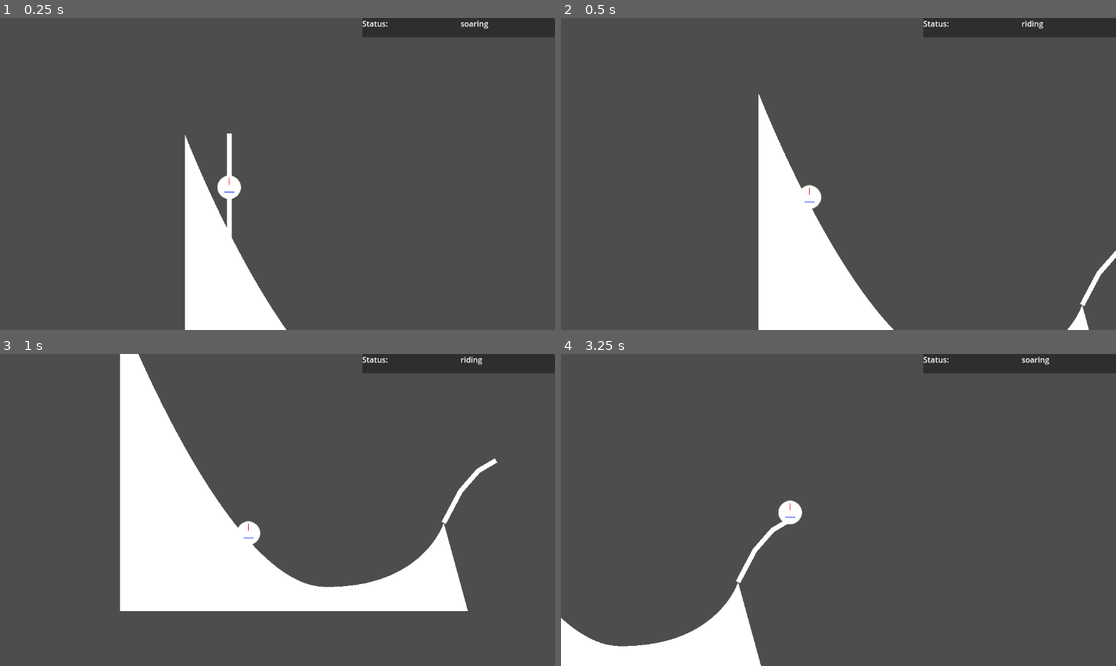
Above: before the commit, frames 1-4 (two rows, left to right).
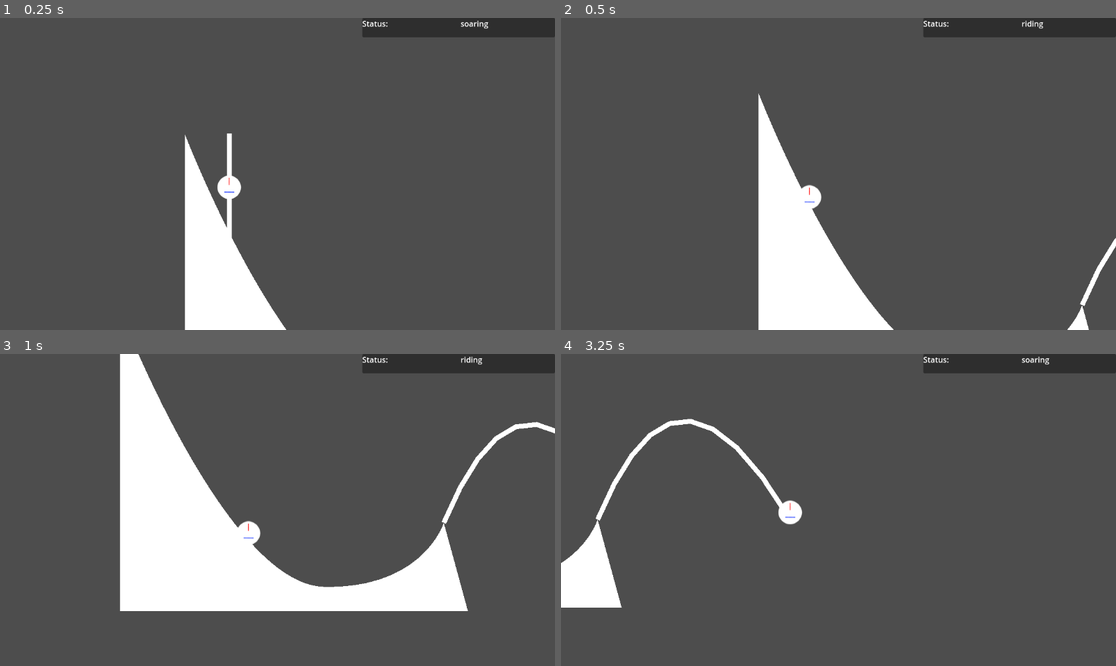
Above: after the commit, the same moments.

Repository: LettucePie/gwj-62-harvest
Game: Godot game, scene res://testing/test_zone.tscn
Same seed, same stepped clock (60 frames per second), same inputs: the game is played once before the commit and once after it.
Inputs:
- Up to frame 1 (0.25 s): no input
- Up to frame 2 (0.5 s): no input
- Up to frame 3 (1 s): tap Enter (ui_accept) at 0.5, 0.77 s; hold Up (ui_up) from 0.53 s (still down)
- Up to frame 4 (3.25 s): release Up (ui_up) at 1.28 s; hold Down (ui_down) 1.28-2.03 s; tap Enter (ui_accept) at 1.52, 3.02 s; hold Up (ui_up) from 2.03 s (still down)

Frame 1 is identical in both runs. In frame 2, 0.2% of the frame differs, in the area x 93-100%, y 70-93%; in frame 3, 0.6%; in frame 4, 7.0%, in the area x 0-41%, y 20-100%.

Commit message:
Soar curve

Diff:
--- a/gameplay/player_follow.gd
+++ b/gameplay/player_follow.gd
@@ -5,8 +5,14 @@
 signal launch_curve(curve)
 signal parent_launch(node)
 
+## Speed stages are the gameplay goal. Player can press the speed up and slow -\
+## down buttons, this will change animation, and after filling a meter either -\
+## downshift or upshift in speed stage.
+@export var SPEED_STAGES : Array = [4.0, 8.0, 12.0, 16.0]
+@export var SOAR_STAGES : Array = [200.0, 400.0, 600.0, 800.0]
+
+## Remove and replace with speed stages
 @export var PROGRESS_SPEED = 8.0
-
 @export var BOOST_MULTIPLIER = 1.25
 @export var BRAKE_MULTIPLIER = 0.6
 
@@ -16,6 +22,7 @@
 var launched_ramps : Array = []
 var status = "soaring"
 var current_speed : float
+var speed_stage : int = 1
 var launch_speed : float = PROGRESS_SPEED
 
 
@@ -66,19 +73,32 @@
 
 
 func predict_soar():
-	var ramp_end = current_ramp.get_ramp_final_position() + current_ramp.position
-	var highest_point = ramp_end + (current_ramp.launch_vector * 100)
-#	var follow_point = highest_point + (current_ramp.launch_vector.rotated(deg_to_rad(30)) * (current_speed * 0.66))
-	var follow_point = highest_point + current_ramp.launch_vector.rotated(deg_to_rad(30)) * 60
-	var final_point = follow_point + current_ramp.launch_vector.rotated(deg_to_rad(60)) * 40
+	var soar = SOAR_STAGES[speed_stage]
+	var dir = current_ramp.launch_vector
+	var point_a = current_ramp.get_ramp_final_position() + current_ramp.position
+	var point_d = Vector2(point_a.x + soar, point_a.y)
+
+	var point_b = point_a + (dir * (soar * 0.66))
+	var adjust_angle = dir.angle_to(
+		point_a.direction_to(
+			point_b.lerp(point_d, 0.5)
+			)
+		)
+	var point_c = point_b + (dir.rotated(adjust_angle) * (soar * 0.33))
 	var new_arc = Curve2D.new()
-	var coords = PackedVector2Array()
-	for i in 7:
-		coords.append(ramp_end.bezier_interpolate(highest_point, follow_point, final_point, float(i) / 7.0))
-	new_arc.add_point(coords[0], Vector2.ZERO, coords[0].direction_to(coords[1]))
-	new_arc.add_point(coords[2], coords[2].direction_to(coords[1]), coords[2].direction_to(coords[3]))
-	new_arc.add_point(coords[4], coords[4].direction_to(coords[3]), coords[4].direction_to(coords[5]))
-	new_arc.add_point(coords[6], coords[6].direction_to(coords[5]), Vector2.ZERO)
+#	var coords = PackedVector2Array()
+#	for i in 7:
+#		coords.append(point_a.bezier_interpolate(point_b, point_c, point_d, float(i) / 7.0))
+#	new_arc.add_point(coords[0], Vector2.ZERO, coords[0].direction_to(coords[1]))
+#	new_arc.add_point(coords[2], coords[2].direction_to(coords[1]), coords[2].direction_to(coords[3]))
+#	new_arc.add_point(coords[4], coords[4].direction_to(coords[3]), coords[4].direction_to(coords[5]))
+#	new_arc.add_point(coords[6], coords[6].direction_to(coords[5]), Vector2.ZERO)
+	for i in 10:
+		new_arc.add_point(
+			point_a.bezier_interpolate(point_b, point_c, point_d, float(i) / 9.0),
+			Vector2.ZERO,
+			Vector2.ZERO
+		)
 	emit_signal("launch_curve", new_arc)
 
 
